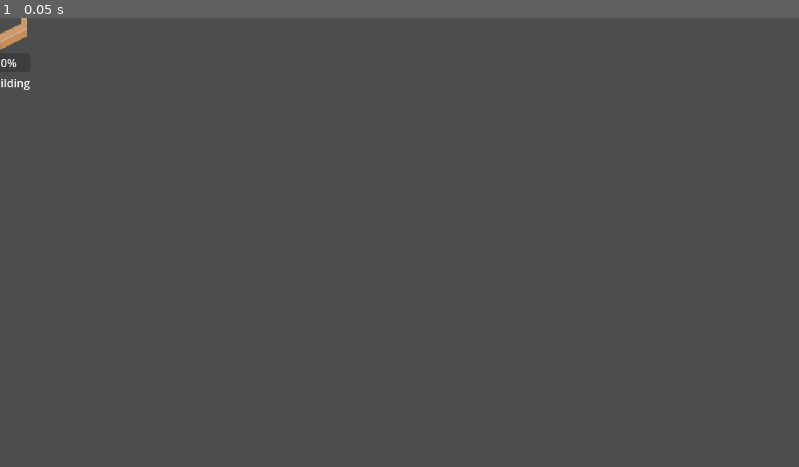
Above: before the commit, frame 1.
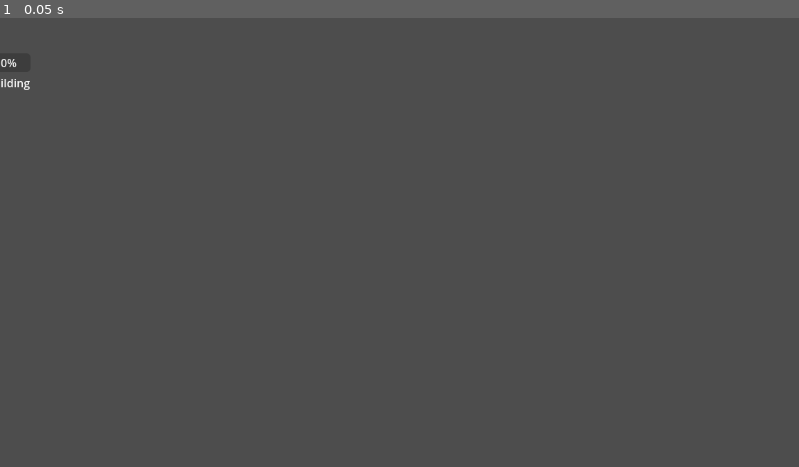
Above: after the commit, the same moment.

Repository: martinspp/civ-clone-thing
Game: Godot game, scene res://scenes/settlement.tscn
Same seed, same stepped clock (60 frames per second), same inputs: the game is played once before the commit and once after it. This scene is started directly instead of the project's main scene. The engine's default icon, where the game draws it, is replaced by a stand-in: a white triangle on a blue panel in a dark square.
Inputs:
- Up to frame 1 (0.05 s): no input

The runs differ from the first frame. In frame 1, 0.1% of the frame differs, in the area x 0-4%, y 0-8%.
Error in both runs: Invalid assignment of property or key 'settlement' with value of type 'Area2D (Settlement)' on a base object of type 'Nil'. (res://scripts/Settlement.gd:36)

Commit message:
villagers

Diff:
--- a/scenes/Decor/Villager.gd
+++ b/scenes/Decor/Villager.gd
@@ -3,4 +3,32 @@
 
 class_name VillagerDecor
 
+var SPEED :float = 15
 var _settlement: Settlement
+
+var target_point :Vector2 = Vector2.ZERO
+var next_pos :Vector2
+var waiting :float = 0
+
+func _process(delta: float) -> void:
+	if waiting >= 0:
+		play('idle')
+		waiting -= delta
+	else:
+		next_pos = position.move_toward(target_point, SPEED*delta)
+		var walk_angle :float= rad_to_deg(position.angle_to_point(target_point))
+		if walk_angle >= 0 && walk_angle <= 90 || walk_angle <= 270 && walk_angle >= 180:
+			play("walkR")
+		else:
+			play("walkL")
+		position = next_pos
+
+		if target_point == position:
+			target_point = get_random_point()
+			waiting = randf_range(0.2, 2)
+
+
+func get_random_point() -> Vector2:
+	var r: float= 40 * sqrt(randf_range(0,1))
+	var theta: float = randf_range(0,1) * 2 * PI
+	return Vector2(r * cos(theta), r * sin(theta))
--- a/scenes/settlement.tscn
+++ b/scenes/settlement.tscn
@@ -1,26 +1,27 @@
-[gd_scene load_steps=5 format=3 uid="uid://cqrax0qwe1dq3"]
+[gd_scene load_steps=6 format=3 uid="uid://cqrax0qwe1dq3"]
 
 [ext_resource type="Script" path="res://scripts/Settlement.gd" id="1_cq04i"]
 [ext_resource type="PackedScene" uid="uid://c3ks0spf6nsc8" path="res://scenes/unit.tscn" id="2_gt3mk"]
 [ext_resource type="Texture2D" uid="uid://dmvr0u8jlmyt7" path="res://sprites/objects/settlement/woodRing.png" id="2_vg2h3"]
+[ext_resource type="Script" path="res://scripts/decor/SettlementDecor.gd" id="3_ib2kq"]
 [ext_resource type="PackedScene" uid="uid://c2aa4sgtmlk1m" path="res://scenes/Decor/Villager.tscn" id="4_jkyyu"]
 
 [node name="Settlement" type="Area2D"]
 script = ExtResource("1_cq04i")
 unit_scene = ExtResource("2_gt3mk")
 
-[node name="Sprites" type="Node2D" parent="."]
-
-[node name="Village" type="Sprite2D" parent="Sprites"]
-position = Vector2(1.90735e-06, 2.38419e-07)
-scale = Vector2(1.21538, 1.21538)
-texture = ExtResource("2_vg2h3")
+[node name="Sprites" type="Node2D" parent="." node_paths=PackedStringArray("settlement")]
+script = ExtResource("3_ib2kq")
+settlement = NodePath("..")
+villager_scene = ExtResource("4_jkyyu")
 
 [node name="Villagers" type="Node2D" parent="Sprites"]
 
-[node name="Villager" parent="Sprites/Villagers" instance=ExtResource("4_jkyyu")]
-position = Vector2(13, -3)
-animation = &"walkR"
+[node name="Village" type="Sprite2D" parent="Sprites"]
+visible = false
+position = Vector2(4.54747e-13, 5.68434e-14)
+scale = Vector2(1.21538, 1.21538)
+texture = ExtResource("2_vg2h3")
 
 [node name="CollisionPolygon2D" type="CollisionPolygon2D" parent="."]
 visible = false
--- /dev/null
+++ b/scripts/decor/SettlementDecor.gd
@@ -0,0 +1,24 @@
+extends Node2D
+
+class_name SettlementDecor
+
+@export var settlement: Settlement
+
+@export var villager_scene: PackedScene
+
+func _ready() -> void:
+	pass
+
+func update_villager_count() -> void:
+	pass
+
+func spawn_villagers(count: int) -> void:
+	for i in count:
+		var villager := villager_scene.instantiate()
+		villager._settlement = settlement
+		$Villagers.add_child(villager)
+
+func remove_villager(count: int) -> void:
+	count = clamp(count, 0, $Villagers.get_children().size())
+	for i in count:
+		$Villagers.get_children()[0].queue_free()
--- a/sprites/decor/villager/villager.tres
+++ b/sprites/decor/villager/villager.tres
@@ -26,7 +26,7 @@
 "duration": 1.0,
 "texture": ExtResource("1_lcj1x")
 }],
-"loop": false,
+"loop": true,
 "name": &"idle",
 "speed": 5.0
 }, {
